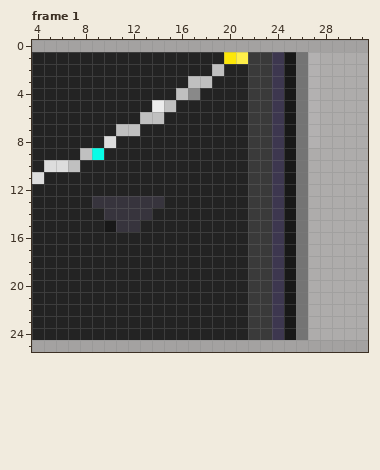
Pixel-art file, stored at public/assets/menu_assets/main_menu/buttons/forge.aseprite. Above: the version before the commit.
114x26 pixels, 14 frames. Colours within 5 levels of each other are drawn and written as one. Shown: frame 1: x 4..31, y 0..25. The commit also changed other frames or places, which this record leaves out.
Now the later version:
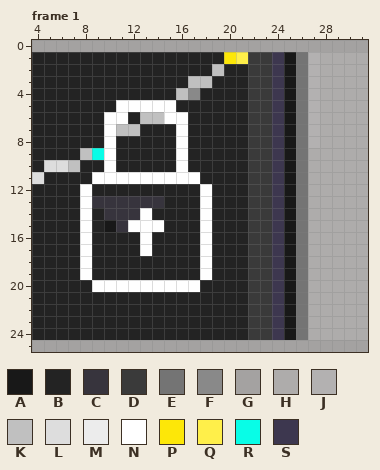
Palette (. is transparent): A #181818  B #232323  C #37343d  D #3a3a3a  E #747474  F #898989  G #a4a2a1  H #aeacab  J #b3b1b1  K #c0c0c0  L #dddddd  M #ececec  N #ffffff  P #fde708  Q #ffef4a  R #08fde7  S #3d374f
The edit:
layer "Hover Icon" added
Frame 1, layer "Hover Icon":
The edit turns colour B into colour N in row 5 at x 11 to 13; in row 6 at x 10 to 11 and 15 to 16; in row 7 at x 10 and 16; in row 8 at x 16; in rows 9 to 10 at x 10 and 16; in row 11 at x 9 to 17.
The edit turns colour B into colour N in rows 12 to 14 at x 8 and 18; in row 15 at x 8, 13 to 14 and 18; in rows 16 to 17 at x 8, 13 and 18; in rows 18 to 19 at x 8 and 18; in row 20 at x 9 to 17.
The edit turns colour C into colour N in row 14 at x 13; in row 15 at x 12.
The edit turns colour K into colour N in row 5 at x 15.
The edit turns colour L into colour N in row 8 at x 10.
The edit turns colour M into colour N in row 5 at x 14.
Changed places in both pictures, as pixel boxes (x1, y1, x2, y2):
changed: (80, 100, 212, 292)
